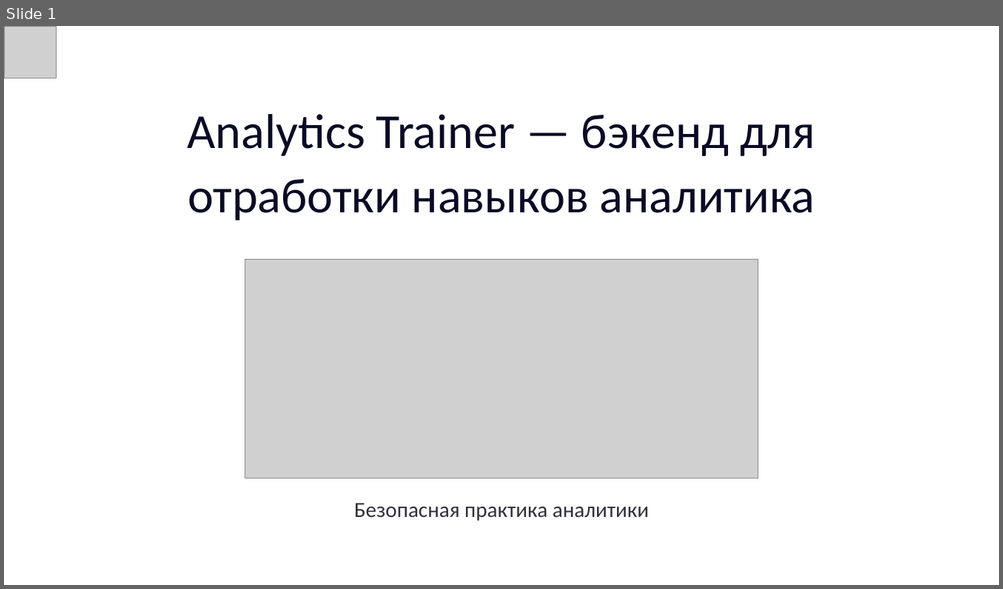
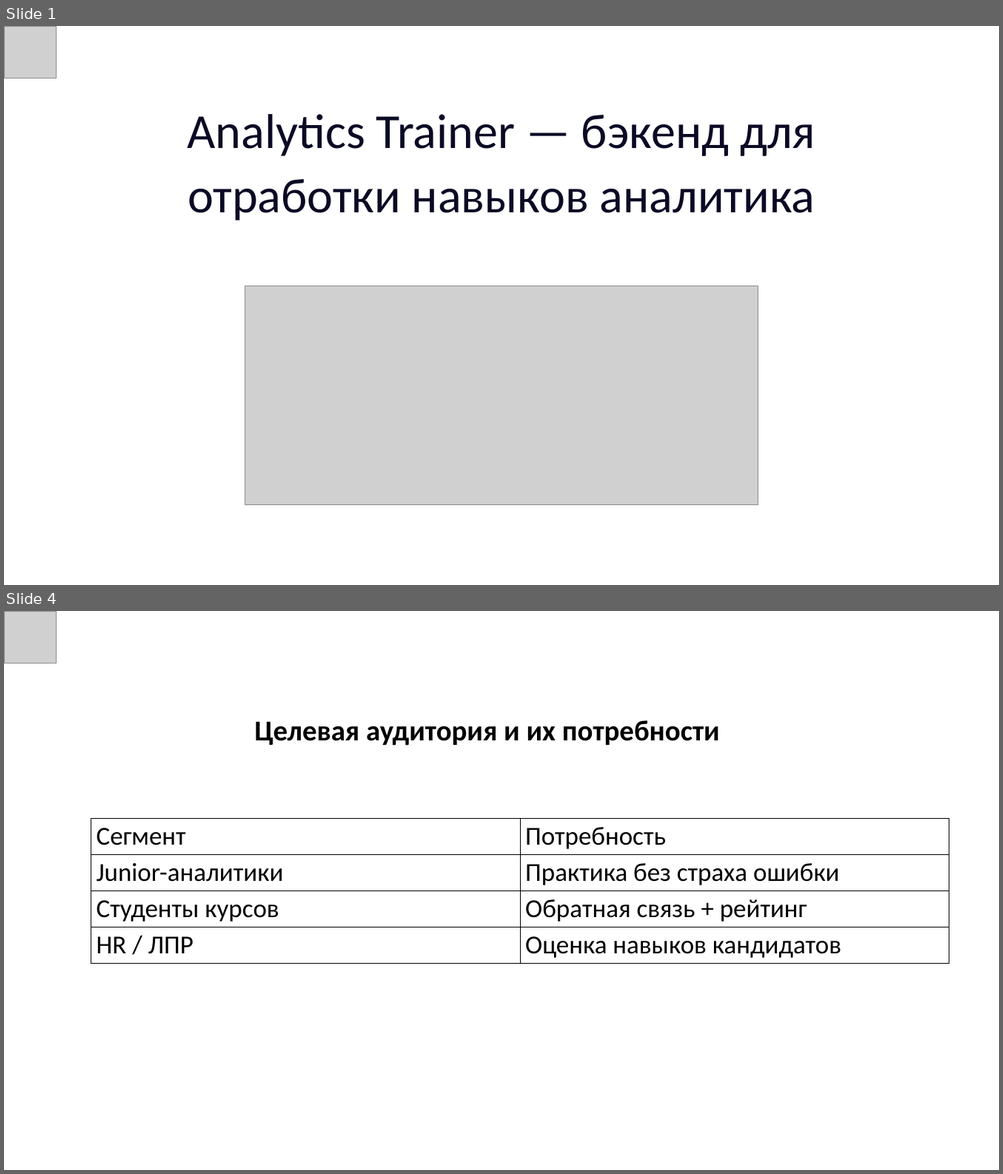
Before and after one commit to AbyanovDamir/analytics-trainer, a slide deck: present.pptx. Shown one above the other, each under a label of ours: slide 1 before the commit, slides 1 and 4 after it; the slides between them are not shown. The pictures are 1003x589 and 1003x1174 pixels, drawn with LibreOffice and Linux fonts; fonts in the diff are those of the drawing; grey boxes stand for pictures; background and template pictures are left out. Boxes give left, top, right and bottom in pixels: in the first picture for what was removed or moved away, otherwise in the second. Text is boxed around its words. In the diff, an @@ line names an element or a change of style, - is before the commit and + after.

```diff
--- a/present.pptx
+++ b/present.pptx
@@ slide 4 added at [4, 611, 999, 1170], background picture (left out) @@
@@ picture added at [4, 611, 56, 663] @@
@@ text added at [254, 721, 720, 746], 40 pt, text #000000, bold @@
+Целевая аудитория и их потребности
@@ table added at [91, 818, 949, 963], 4 rows, 2 columns @@
+Сегмент | Потребность
+Junior-аналитики | Практика без страха ошибки
+Студенты курсов | Обратная связь + рейтинг
+HR / ЛПР | Оценка навыков кандидатов
@@ slide 1 changed as well @@
@@ picture: place and size @@
-picture at [245, 259, 757, 478]
+picture at [245, 286, 757, 505]
@@ text removed at [354, 503, 649, 521] @@
-Безопасная практика аналитики
```
Also in this commit, not shown: 10 other slides added, 6 slides removed, 1 other file.
